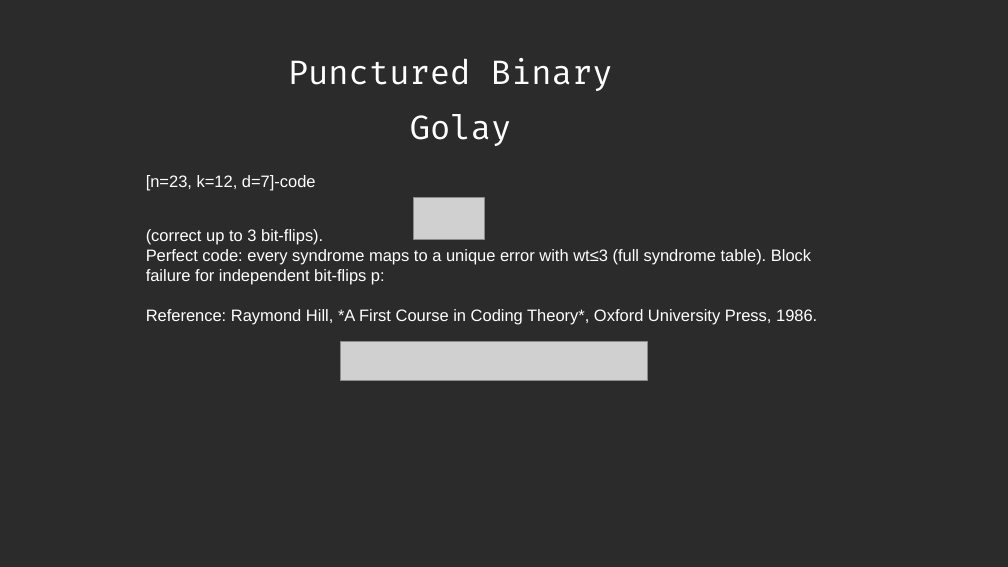
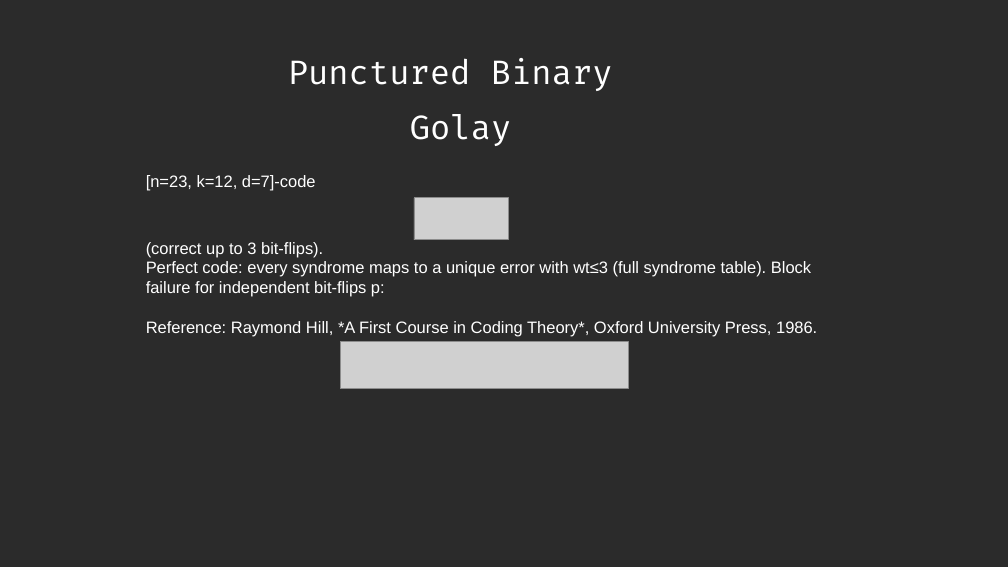
Before and after one commit to DanieleSalvi2810/QPFL_Hackathon_2026_Alice_and_Bob_Quantum_Icing, a slide deck: slide 17 of team-quantum_icing/presentation.odp (slide 12 before the commit). Drawn at 1008x567 pixels with LibreOffice and Linux fonts; fonts in the diff are those of the drawing; grey boxes stand for pictures; background and template pictures are left out; a plain dark background stands for a picture behind light text. Boxes give left, top, right and bottom in pixels: in the first picture for what was removed or moved away, otherwise in the second. Text is boxed around its words. In the diff, an @@ line names an element or a change of style, - is before the commit and + after.

```diff
--- a/team-quantum_icing/presentation.odp
+++ b/team-quantum_icing/presentation.odp
@@ text "[n=23, k=12, d=7]-code" rewrapped from bbox=[146, 175, 817, 324] to bbox=[146, 175, 817, 337] @@
@@ picture: place and size @@
-picture at bbox=[414, 198, 485, 241]
+picture at bbox=[414, 198, 509, 241]
@@ picture: place and size @@
-picture at bbox=[340, 342, 649, 381]
+picture at bbox=[340, 342, 628, 389]
```
Also in this commit, not shown: 8 other slides changed, 6 slides added.
